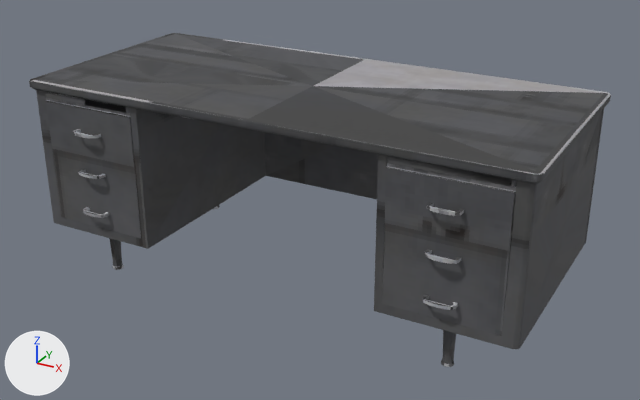
The glTF model public/models/lowpix/world/desk_office.glb as it was, and as the next commit left it.
Before and after are seen from a 50 mm lens placed at (1.57, -2.79, 1.73), pointed at (0.04, 0.0, 0.34). Every picture has the same lights, and +X, +Y and +Z are marked at lower left. The older version comes first. Where no turn or scale is listed for an object, it has been applied to the vertices. Vertices at exactly the same position are counted once.
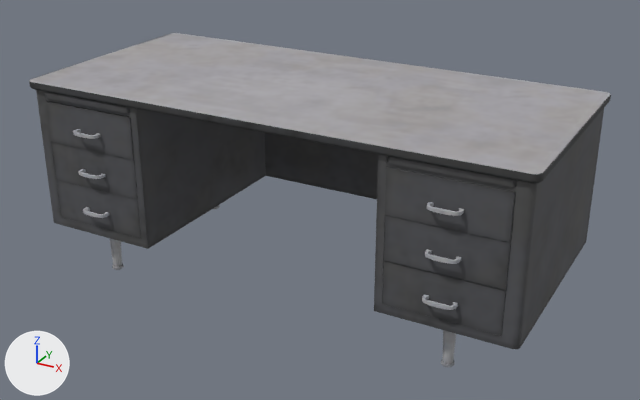
The change, as JSON lines over the scene's bpy script:
```json
{"block": "me_mesh", "where": "# used by ob_mesh; location = (0.0, 0.0, 0.394)"}
{"op": "remove", "block": "me_mesh", "code": "me_mesh.from_pydata(...)  # 1511 vertices, 2999 faces; spans x -1.0..1.0, y -0.47..0.47, z -0.39..0.39"}
{"op": "add", "block": "me_mesh", "code": "me_mesh.from_pydata(...)  # 3125 vertices, 6000 faces; spans x -1.0..1.0, y -0.47..0.47, z -0.39..0.39"}
{"block": "me_mesh", "change": "me_mesh part 1: 168 vertices moved within x -0.98..0.99, y -0.47..0.47, z -0.39..0.39; 25 vertices removed from x -0.92..0.98, y -0.45..0.44, z -0.32..0.36; 1639 vertices added at x -1.0..1.0, y -0.47..0.47, z -0.39..0.39"}
{"block": "me_mesh", "change": "me_mesh part 2: 956 kept faces spanning x -1.0..1.0, y -0.47..0.47, z -0.39..0.39 get new texture (UV) coordinates"}
```

Location of each change, [x1, y1, x2, y2] in pixels of the pictures (640 x 400 px):
```json
{"part": 1, "of": "me_mesh", "change": "reshaped", "before": [30, 33, 604, 361], "after": [29, 33, 611, 367]}
{"part": 2, "of": "me_mesh", "change": "surface changed", "before": [32, 34, 604, 365], "after": [32, 34, 604, 365], "on screen": "lighter"}
```
